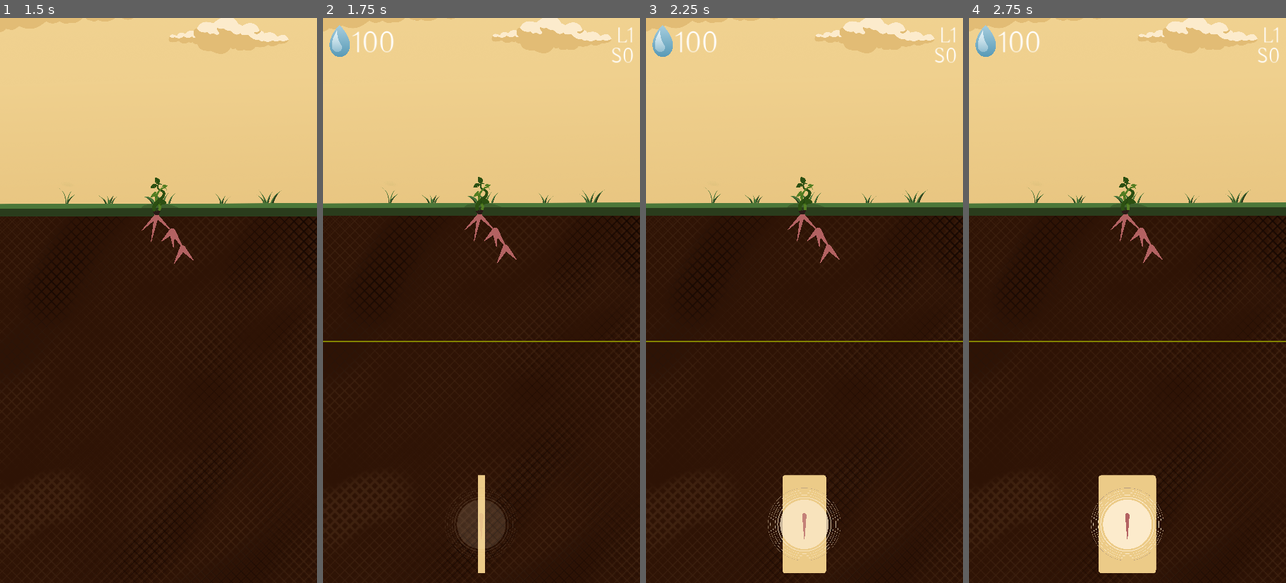
Above: before the commit, frames 1-4 (left to right).
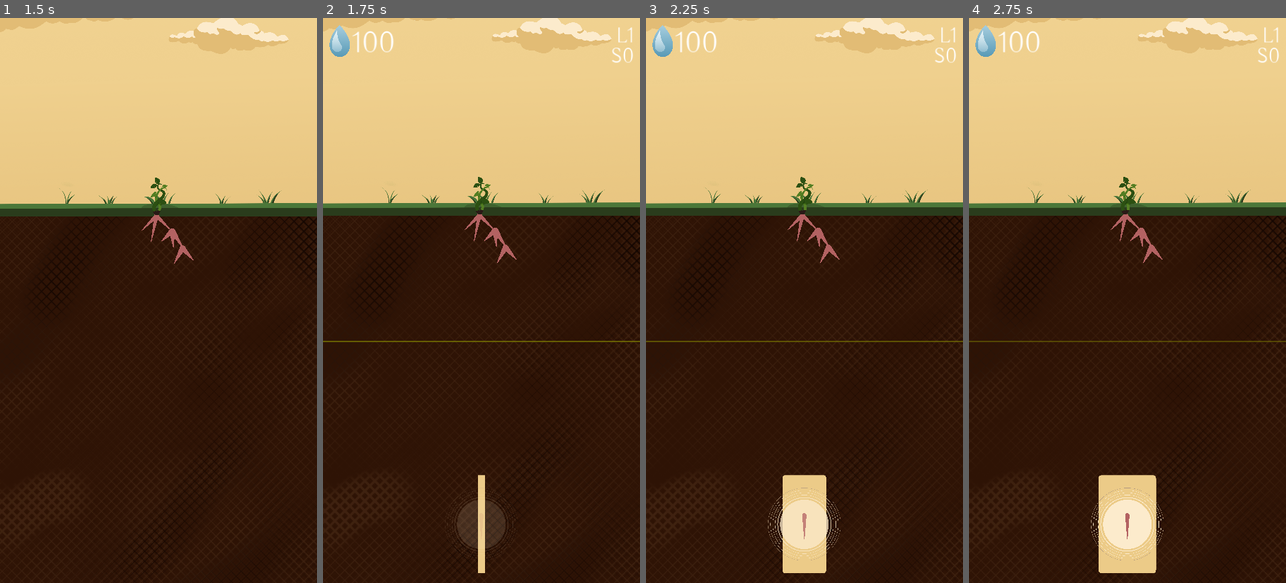
Above: after the commit, the same moments.

Repository: Disablak/ggj23
Game: Godot game, scene res://Main.tscn
Two runs of this game, one before a commit and one after it. Both use one fixed random seed, a clock stepped at 60 frames per second and the inputs below.
Inputs (mouse positions are in pixels of both pictures, inside the frame that each line leads up to):
- Up to frame 1 (1.5 s): click (155, 379) at 0.5 s; drag from (155, 266) to (190, 176) at 1.27 s
- Up to frame 2 (1.75 s): no input
- Up to frame 3 (2.25 s): drag from (801, 221) to (788, 413) at 2.02 s
- Up to frame 4 (2.75 s): no input

Frame 1 is identical in both runs. In frame 2, 0.2% of the frame differs, in the area x 0-100%, y 57-58%; in frame 3, 0.2%; in frame 4, 0.2%.

Commit message:
add pulse animation for finish line

Diff:
--- a/scripts/Level.gd
+++ b/scripts/Level.gd
@@ -15,6 +15,10 @@
 @onready var line_lower_edge: Line2D = $LowerEdge
 @onready var plant_sprite: Sprite2D = $Plant
 
+func _ready():
+	var tween = create_tween().set_loops()
+	tween.tween_property(line_lower_edge, "default_color:a", 0, 5)
+	tween.tween_property(line_lower_edge, "default_color:a", 1, 5)
 
 func update_plant_sprite(lower_stick_y: int):
 	var finish_y := line_lower_edge.get_point_position(0).y
